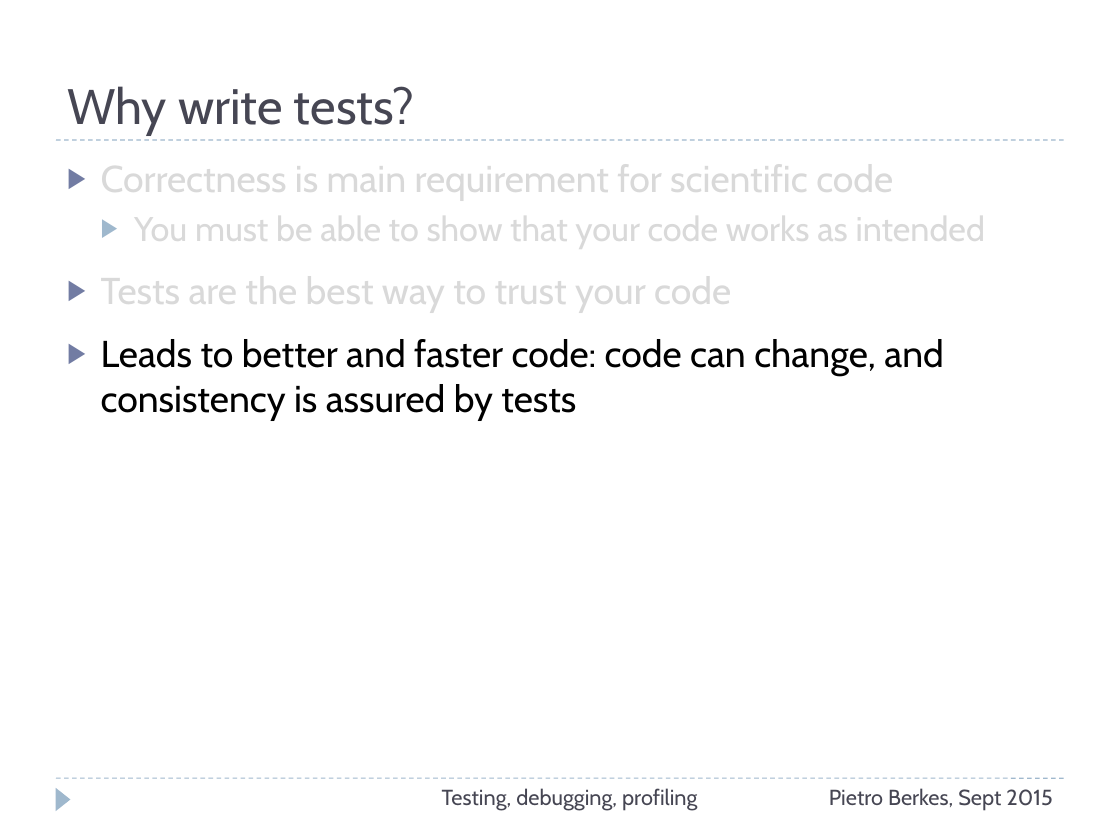
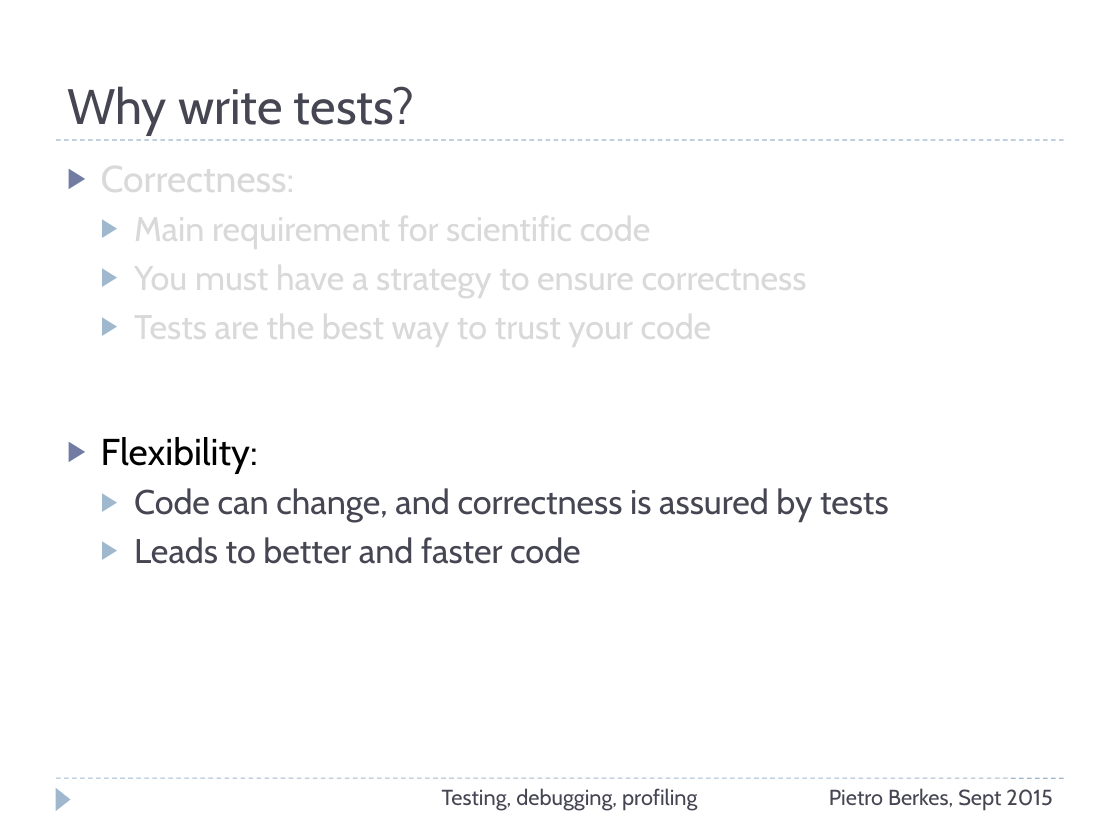
Before and after one commit to ASPP/testing_debugging_profiling, a slide deck: slide 15 of testing-debugging-profiling.pptx. Drawn at 1120x840 pixels with LibreOffice and Linux fonts; fonts in the diff are those of the drawing. Boxes give left, top, right and bottom in pixels: in the first picture for what was removed or moved away, otherwise in the second. Text is boxed around its words. In the diff, an @@ line names an element or a change of style, - is before the commit and + after.

```diff
--- a/testing-debugging-profiling.pptx
+++ b/testing-debugging-profiling.pptx
@@ text at (x1=101, y1=156, x2=807, y2=299): text changed @@
-▶ Correctness is main requirement for scientific code
-  ▶ You must be able to show that your code works as intended
+▶ Correctness:
+  ▶ Main requirement for scientific code
+  ▶ You must have a strategy to ensure correctness
@@ text at (x1=134, y1=306, x2=712, y2=348): size 24 to 22 pt in "Tests are the best way to trust ..."; list level 1 to 2 in "Tests are the best way ..."; bullet colour #727CA3 to #9FB8CD @@
@@ text at (x1=101, y1=437, x2=889, y2=564): text changed; size 24 to 22 pt; text colour #000000 to #464653 @@
-▶ Leads to better and faster code: code can change, and consistency is assured by tests
+▶ Flexibility:
+  ▶ Code can change, and correctness is assured by tests
+  ▶ Leads to better and faster code
```
Also in this commit, not shown: 15 other slides changed, 1 slide added, 2 slides removed, 2 other files.
